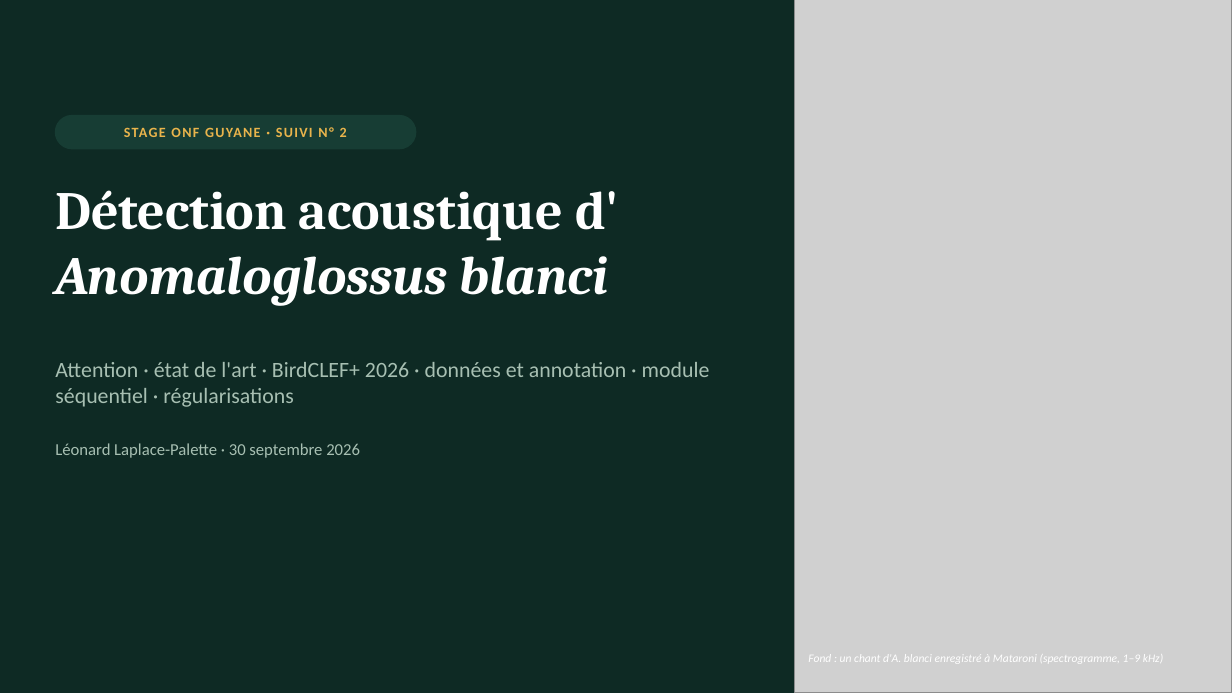
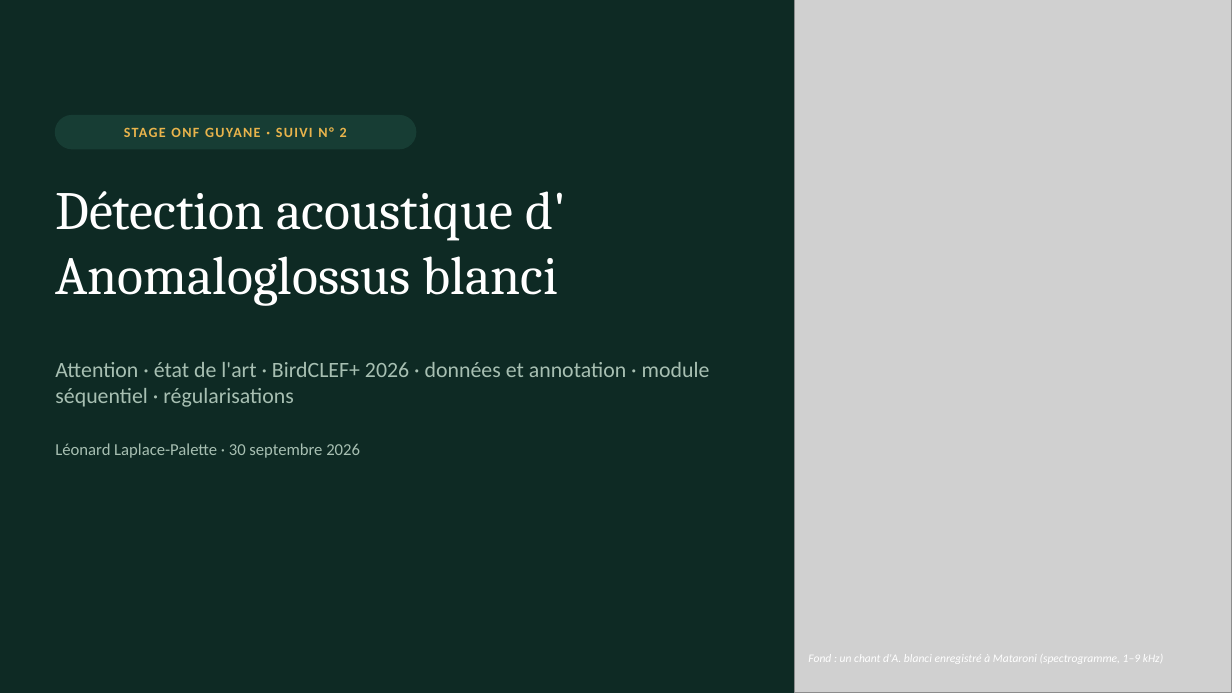
Before and after one commit to Rumble-Paw-Patrol/Grenouille, a slide deck: slide 1 of documentation/prez/presentation_suivi_2.pptx. Drawn at 1232x693 pixels with LibreOffice and Linux fonts; fonts in the diff are those of the drawing; grey boxes stand for pictures. Boxes give left, top, right and bottom in pixels: in the first picture for what was removed or moved away, otherwise in the second. Text is boxed around its words. In the diff, an @@ line names an element or a change of style, - is before the commit and + after.

```diff
--- a/documentation/prez/presentation_suivi_2.pptx
+++ b/documentation/prez/presentation_suivi_2.pptx
@@ text "Détection acoustique d'" at <box>55,191,566,306</box>: bold off; italic off in "Anomaloglossus blanci" @@
```
Also in this commit, not shown: 9 other slides changed, 1 slide added, 5 slides removed, 2 other files.
